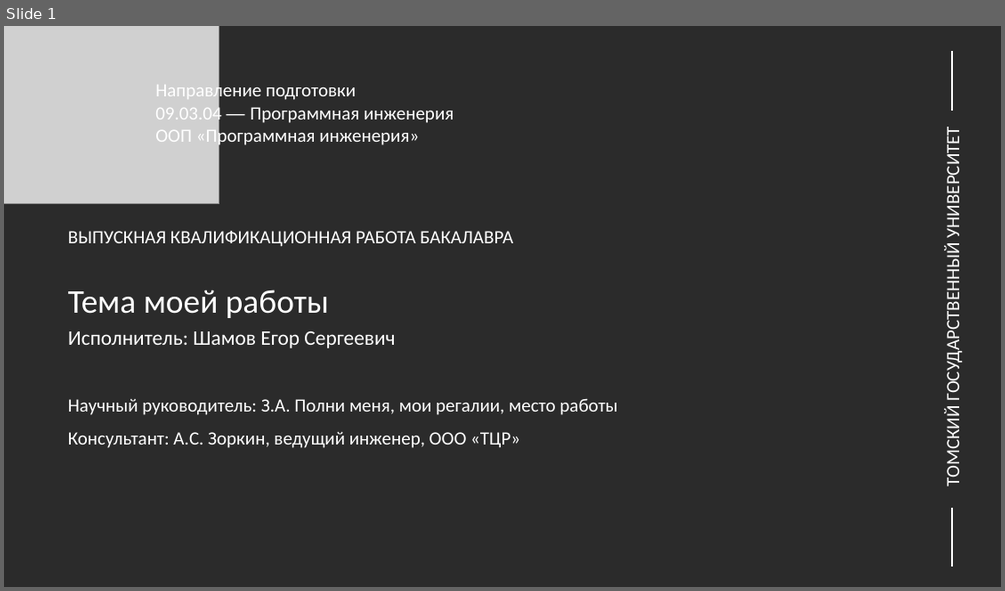
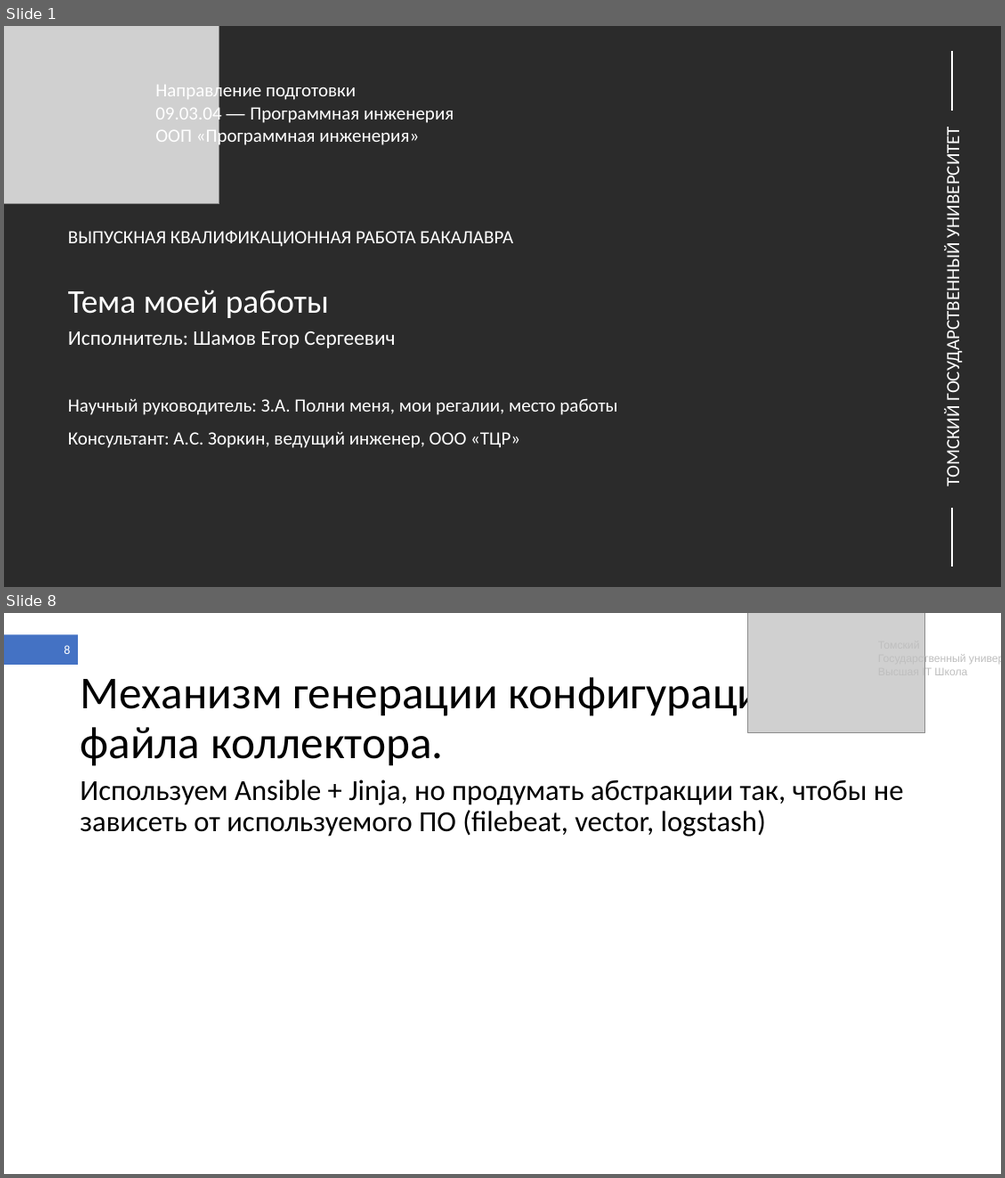
Before and after one commit to shameoff/GraduateWork, a slide deck: Презентация ВКР (в шаблоне).pptx. Shown one above the other, each under a label of ours: slide 1 before the commit, slides 1 and 8 after it; the slides between them are not shown. The pictures are 1005x591 and 1005x1178 pixels, drawn with LibreOffice and Linux fonts; fonts in the diff are those of the drawing; grey boxes stand for pictures; background and template pictures are left out; a plain dark background stands for a picture behind light text. Boxes give left, top, right and bottom in pixels: in the first picture for what was removed or moved away, otherwise in the second. Text is boxed around its words. In the diff, an @@ line names an element or a change of style, - is before the commit and + after.

```diff
--- a/Презентация ВКР (в шаблоне).pptx
+++ b/Презентация ВКР (в шаблоне).pptx
@@ slide 8 added at (x1=4, y1=613, x2=1001, y2=1174), background #FFFFFF @@
@@ rectangle added at (x1=4, y1=634, x2=78, y2=665), fill #4472C4 @@
@@ picture added at (x1=748, y1=613, x2=925, y2=732) @@
@@ page number added at (x1=64, y1=645, x2=70, y2=654), 12 pt, text #FFFFFF @@
+8
@@ text added at (x1=878, y1=653, x2=967, y2=678), 10.5 pt, text #BFBFBF @@
+Томский
+Государственный университет
+Высшая IT Школа
@@ title added at (x1=80, y1=671, x2=898, y2=766), 44 pt, text #000000 @@
+Механизм генерации конфигурационного файла коллектора.
@@ text added at (x1=80, y1=779, x2=904, y2=836), 28 pt, text #000000 @@
+Используем Ansible + Jinja, но продумать абстракции так, чтобы не зависеть от используемого ПО (filebeat, vector, logstash)
```
Also in this commit, not shown: 4 slides changed, 8 other slides added, 1 slide removed.
